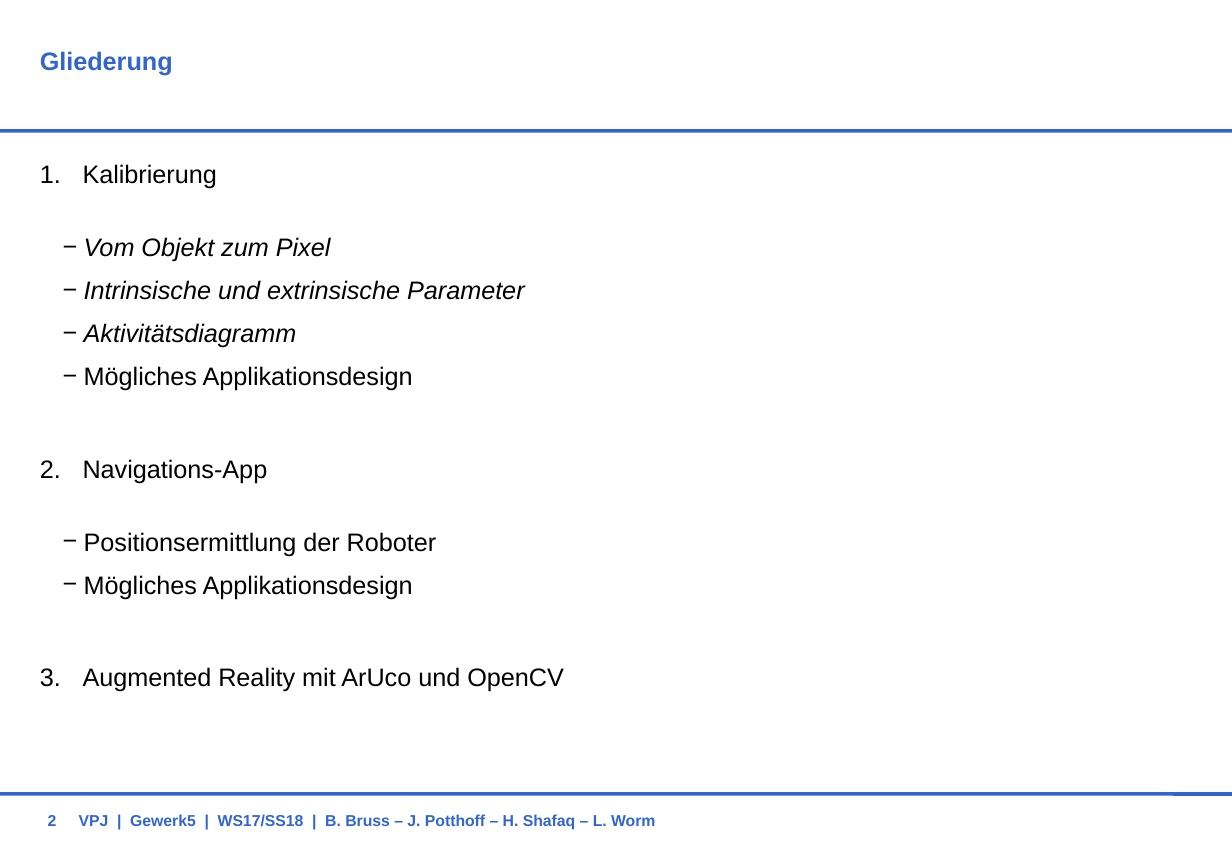
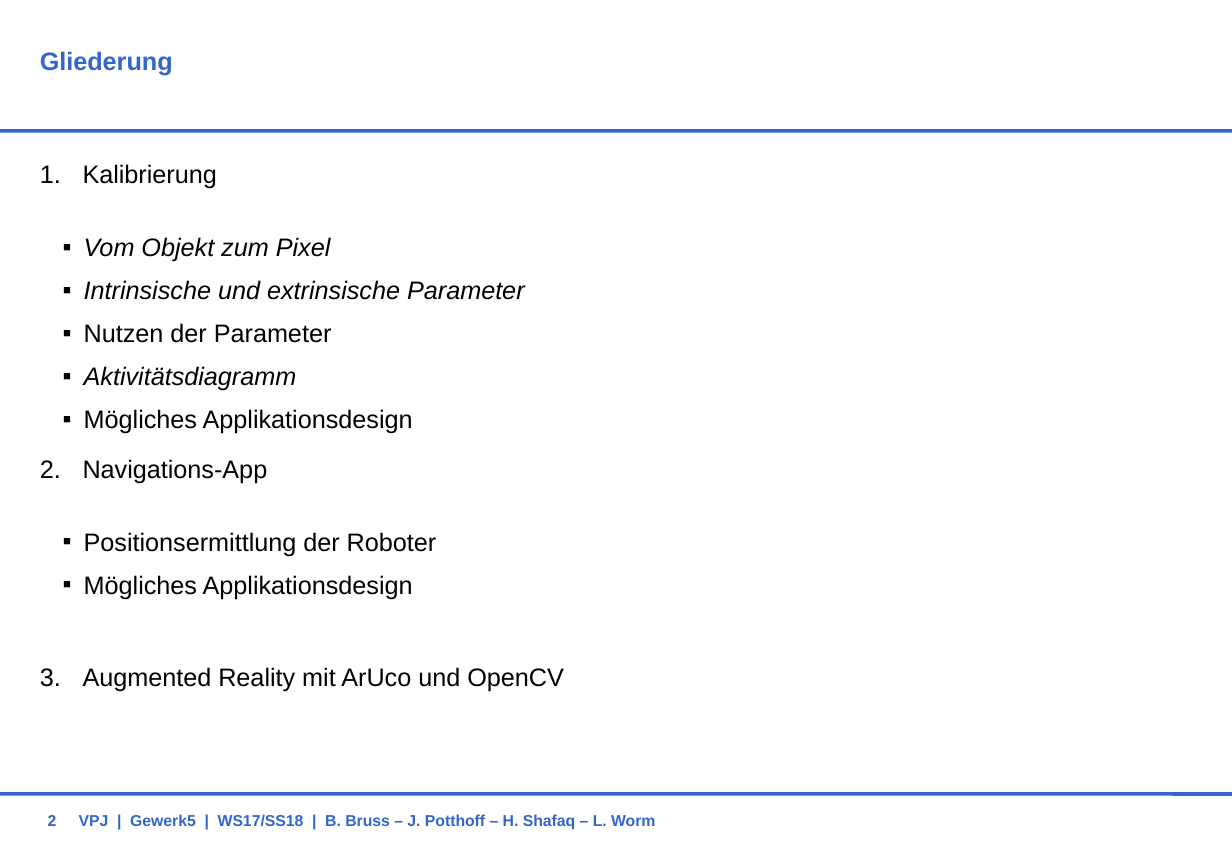
Before and after one commit to BBRUSS/VPJW17G5, a slide deck: slide 2 of 11_Orga/KonzeptG5.ppt. Drawn at 1232x853 pixels with LibreOffice and Linux fonts; fonts in the diff are those of the drawing; background and template pictures are left out. Boxes give left, top, right and bottom in pixels: in the first picture for what was removed or moved away, otherwise in the second. Text is boxed around its words. In the diff, an @@ line names an element or a change of style, - is before the commit and + after.

```diff
--- a/11_Orga/KonzeptG5.ppt
+++ b/11_Orga/KonzeptG5.ppt
@@ text at [84, 237, 525, 600]: bullet − to ▪ @@
@@ text at [84, 323, 332, 343]: paragraph added @@
+    ▪ Nutzen der Parameter
```
Also in this commit, not shown: 7 other slides changed, 3 slides added, 7 slides removed.
